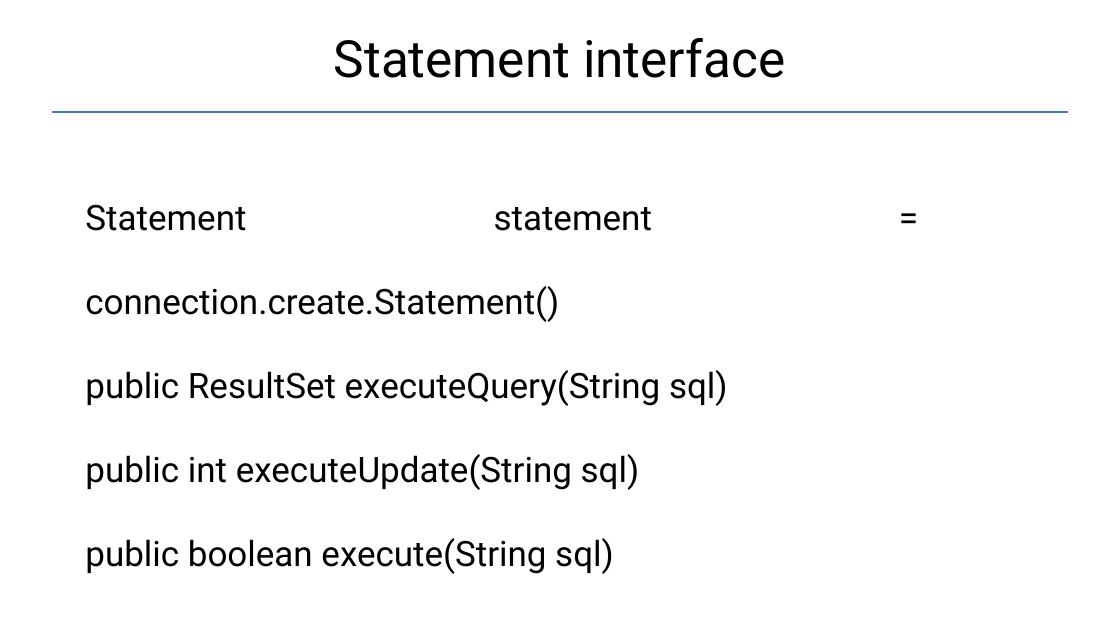
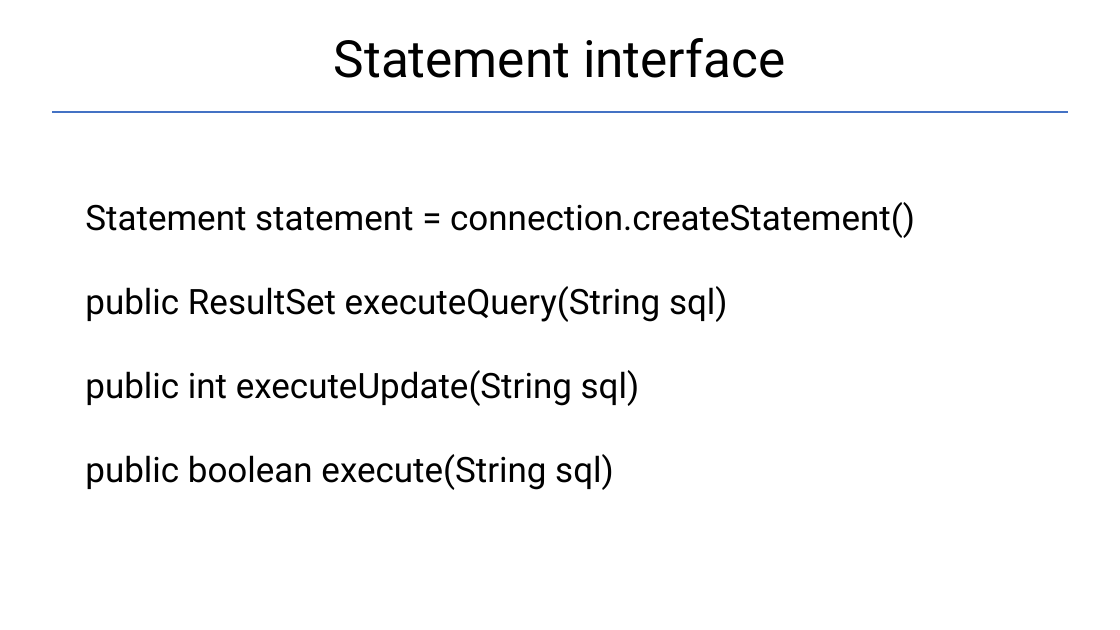
Before and after one commit to Garnik94/Levelup_presentations, a slide deck: slide 8 of JDBC/JDBC_Presentation.pptx. Drawn at 1120x630 pixels with LibreOffice and Linux fonts; fonts in the diff are those of the drawing. Boxes give left, top, right and bottom in pixels: in the first picture for what was removed or moved away, otherwise in the second. Text is boxed around its words. In the diff, an @@ line names an element or a change of style, - is before the commit and + after.

```diff
--- a/JDBC/JDBC_Presentation.pptx
+++ b/JDBC/JDBC_Presentation.pptx
@@ text at box(85, 202, 915, 238): text changed @@
-Statement statement = connection.create.Statement()
+Statement statement = connection.createStatement()
```
Also in this commit, not shown: 1 other slide changed, 2 other files.
